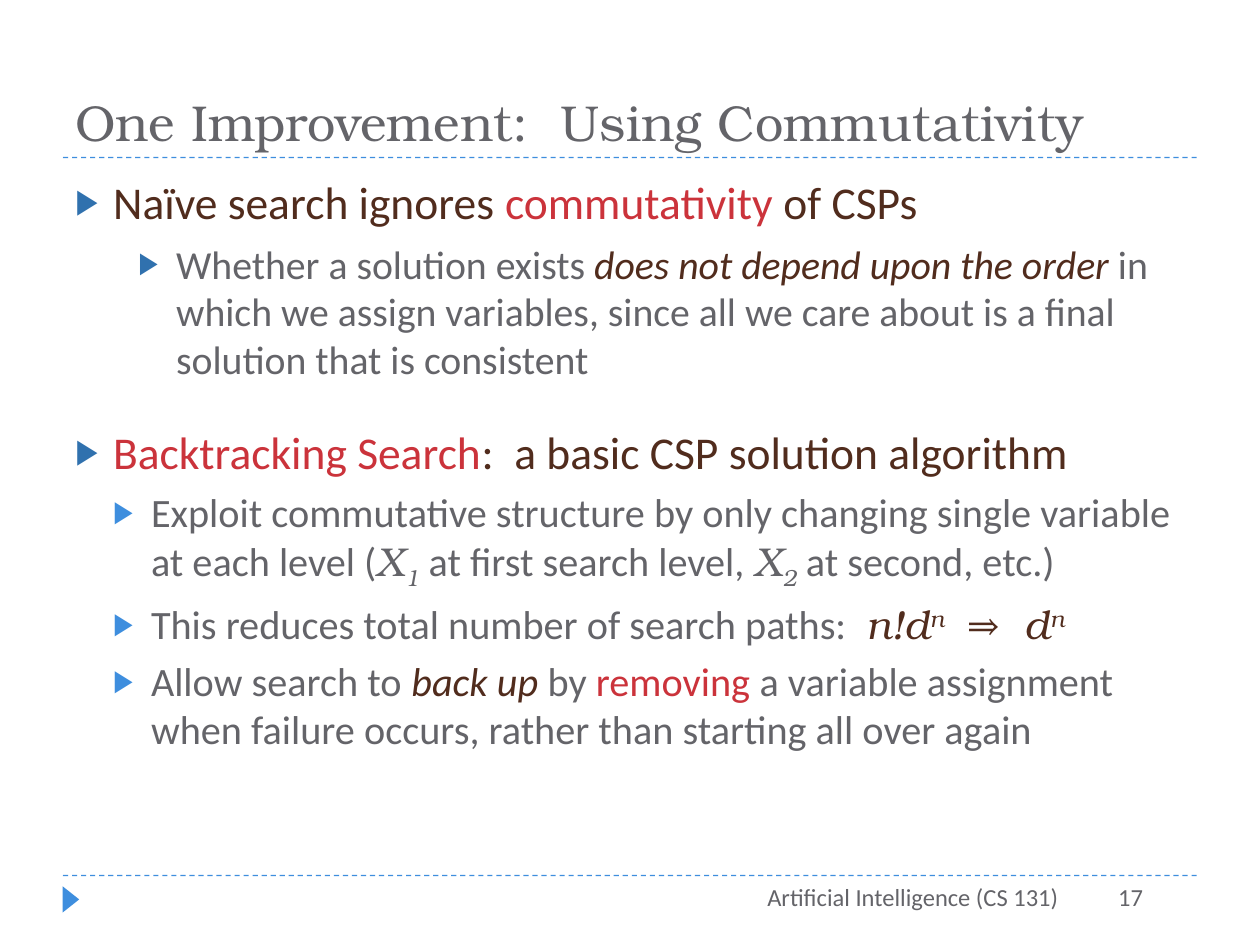
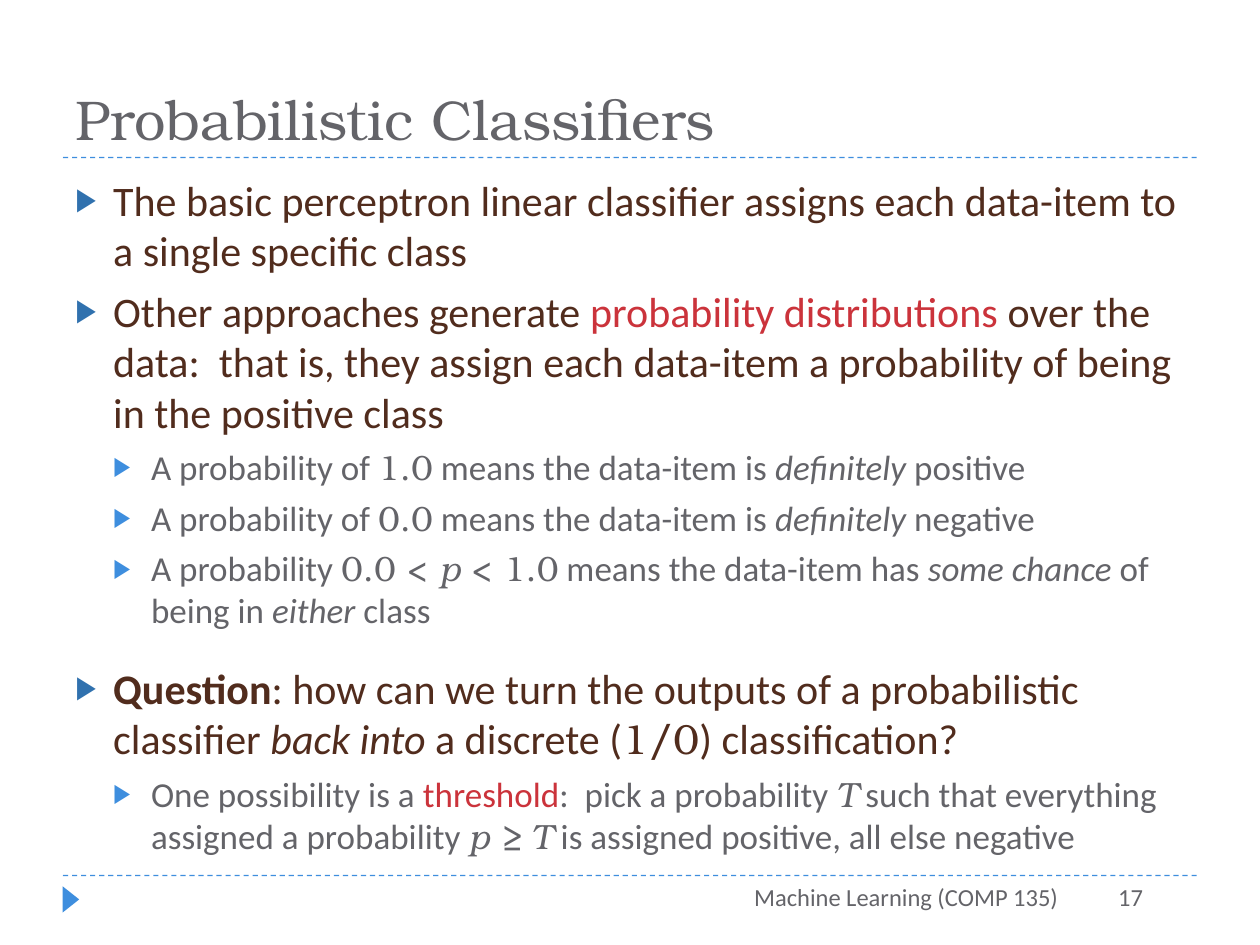
Before and after one commit to rockett-m/CS0135, a slide deck: slide 17 of lec06.pptx. Drawn at 1260x945 pixels with LibreOffice and Linux fonts; fonts in the diff are those of the drawing. Boxes give left, top, right and bottom in pixels: in the first picture for what was removed or moved away, otherwise in the second. Text is boxed around its words. In the diff, an @@ line names an element or a change of style, - is before the commit and + after.

```diff
--- a/lec06.pptx
+++ b/lec06.pptx
@@ title at (75,99,714,141): text changed; size 28.8 to 32 pt @@
-One Improvement: Using Commutativity
+Probabilistic Classifiers
@@ text at (113,187,1176,857): text changed; size 23 to 20 pt @@
-▶ Naïve search ignores commutativity of CSPs
-  ▶ Whether a solution exists does not depend upon the order in which we assign variables, since all we care about is a final solution that is consistent
-▶ Backtracking Search: a basic CSP solution algorithm
-  ▶ Exploit commutative structure by only changing single variable at each level (X1 at first search level, X2 at second, etc.)
-  ▶ This reduces total number of search paths: n!dn ⇒ dn
-  ▶ Allow search to back up by removing a variable assignment when failure occurs, rather than starting all over again
+▶ The basic perceptron linear classifier assigns each data-item to a single specific class
+▶ Other approaches generate probability distributions over the data: that is, they assign each data-item a probability of being in the positive class
+  ▶ A probability of 1.0 means the data-item is definitely positive
+  ▶ A probability of 0.0 means the data-item is definitely negative
+  ▶ A probability 0.0 < p < 1.0 means the data-item has some chance of being in either class
+▶ Question: how can we turn the outputs of a probabilistic classifier back into a discrete (1/0) classification?
+  ▶ One possibility is a threshold: pick a probability T such that everything assigned a probability p ≥ T is assigned positive, all else negative
@@ text at (754,888,1058,910): text changed @@
-Artificial Intelligence (CS 131)
+Machine Learning (COMP 135)
```
Also in this commit, not shown: 1 other slide changed, 21 slides added, 21 slides removed, 2 other files.
